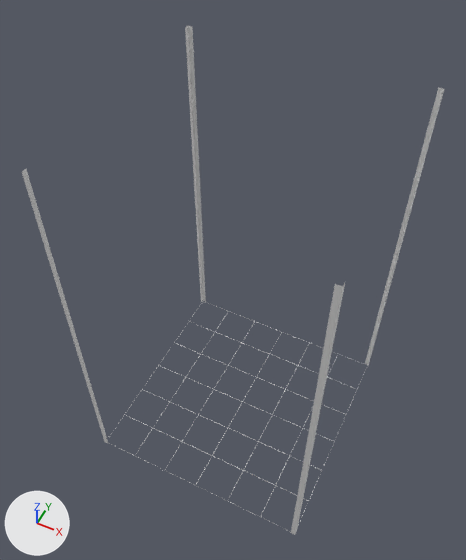
One commit to the Blender file objects/fig_tauler.blend: the scene before it, then after it.
Rendered twice from a 50 mm camera at (14.8, -25.0, 34.6) aimed at (5.2, -5.7, 10.5). Every picture has the same lights, and +X, +Y and +Z are marked at lower left.

The first picture shows 'Grid', 'PlaPilar', 'PlaPilar.001', 'PlaPilar.002', 'PlaPilar.004', 'PlaPilar.006'.
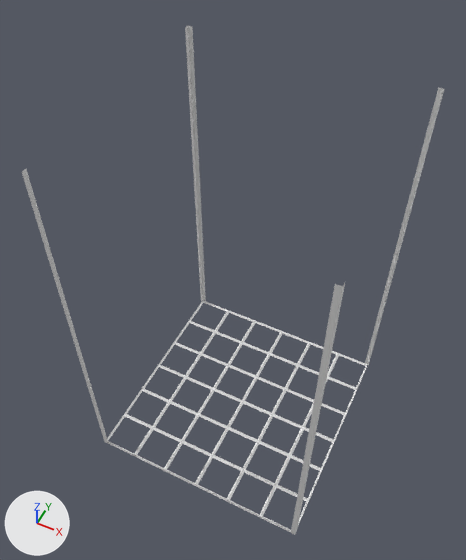
Commit message: upload taluer amb grid mes gruixut

What differs and where, as boxes (x1, y1, x2, y2) in the pictures (466 x 560 px):
```json
{"object": "Grid", "change": "modifiers changed", "before": [109, 301, 368, 525], "after": [107, 301, 368, 532]}
```

Edits to the scene script, one JSON object a line:
```json
{"block": "ob_grid", "where": "_m = ob_grid.modifiers.new('Wireframe', 'WIREFRAME')"}
{"op": "add", "block": "ob_grid", "code": "_m.thickness = 0.2"}
```
